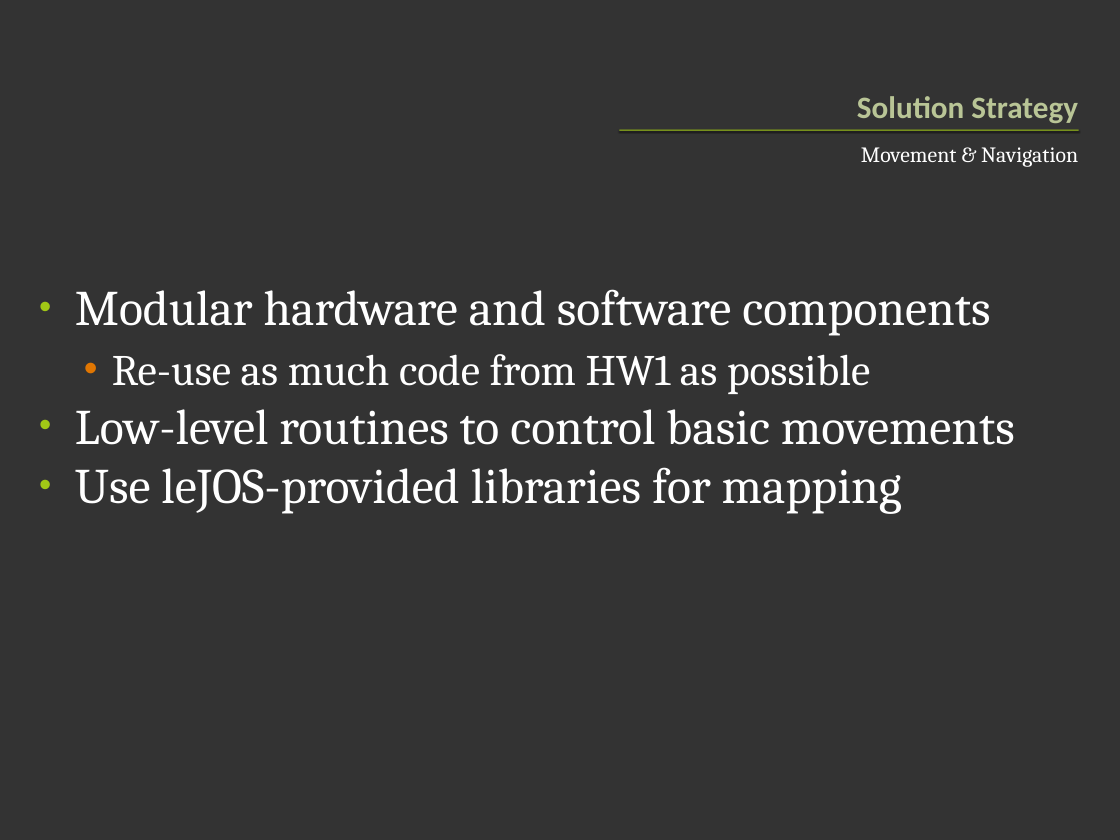
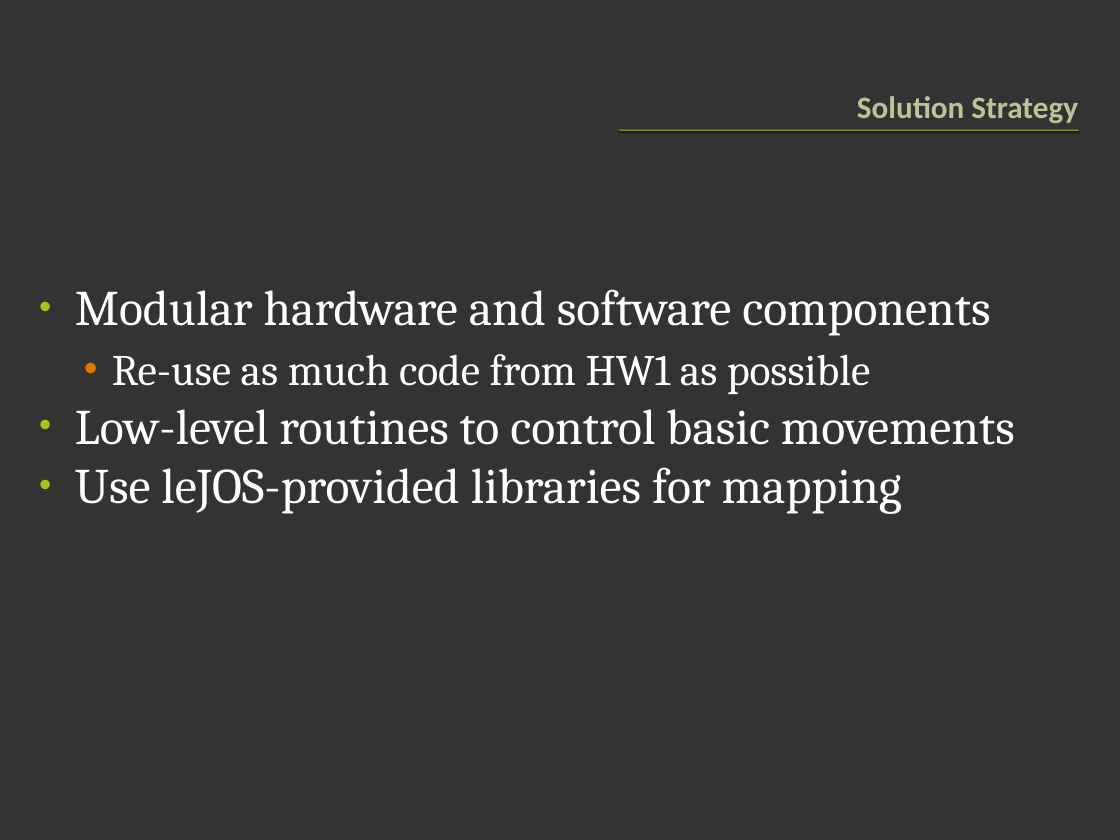
Before and after one commit to greck/0xDEADBEEF, a slide deck: slide 4 of PRES.pptx. Drawn at 1120x840 pixels with LibreOffice and Linux fonts; fonts in the diff are those of the drawing. Boxes give left, top, right and bottom in pixels: in the first picture for what was removed or moved away, otherwise in the second. Text is boxed around its words. In the diff, an @@ line names an element or a change of style, - is before the commit and + after.

Commit message:
Updated subtitles on a few slides.

```diff
--- a/PRES.pptx
+++ b/PRES.pptx
@@ text removed at <box>861,147,1078,167</box> @@
-Movement & Navigation
```
